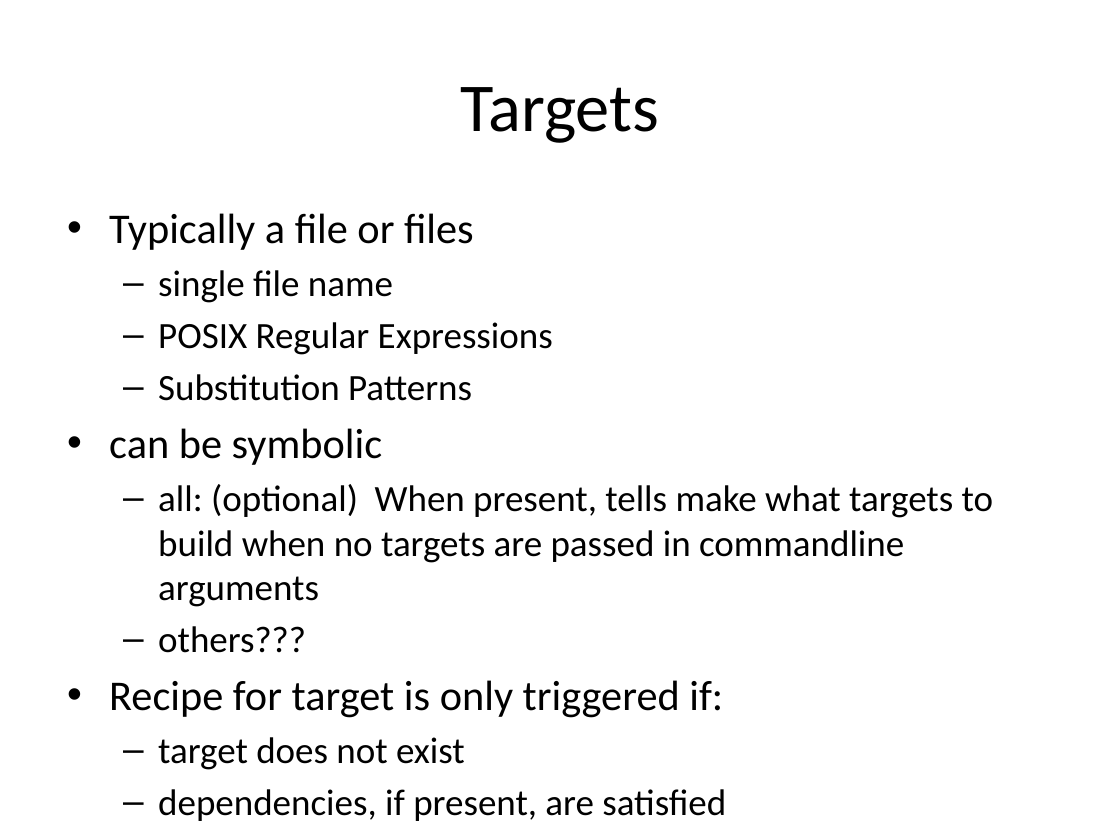
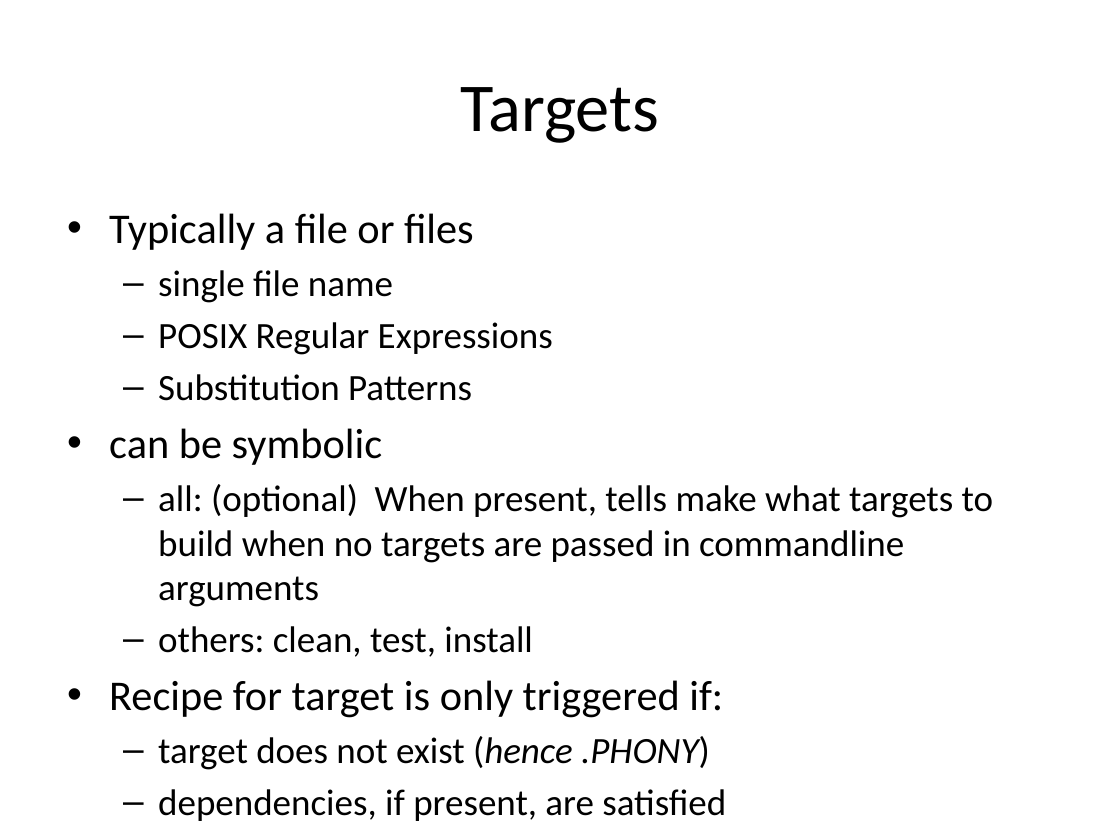
Before and after one commit to rvosa/ngs-workflows, a slide deck: slide 5 of doc/slides/day3/session2/Make.pptx. Drawn at 1120x840 pixels with LibreOffice and Linux fonts; fonts in the diff are those of the drawing. Boxes give left, top, right and bottom in pixels: in the first picture for what was removed or moved away, otherwise in the second. Text is boxed around its words. In the diff, an @@ line names an element or a change of style, - is before the commit and + after.

Commit message:
updated slides for day3

```diff
--- a/doc/slides/day3/session2/Make.pptx
+++ b/doc/slides/day3/session2/Make.pptx
@@ text at (158, 626, 533, 657): text changed @@
-  – others???
+  – others: clean, test, install
@@ text at (158, 736, 710, 770): text changed @@
-  – target does not exist
+  – target does not exist (hence .PHONY)
```
Also in this commit, not shown: 4 other slides changed, 1 slide added, 2 other files.
